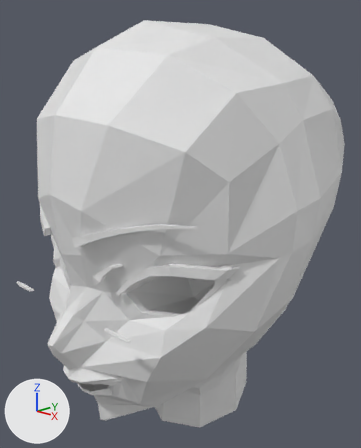
The Blender file Monaschinas/kouka.blend: old version first, new version second.
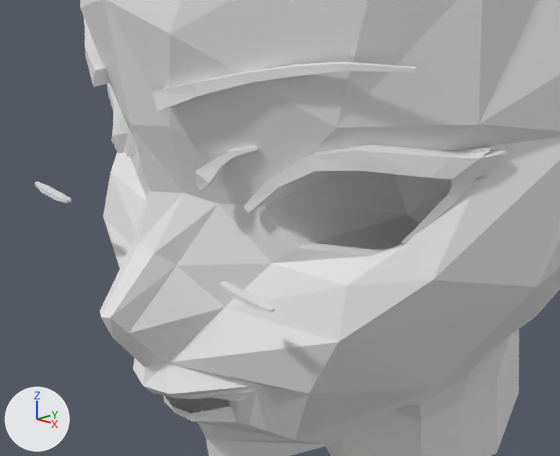
Each version is shown whole from a camera (50 mm lens) standing at (2.11, -1.57, 2.96) and looking at (0.0, 0.58, 2.12), then close up on the part from 0% to 74% of the width and 44% to 92% of the height. The axes (+X, +Y, +Z) are drawn at lower left. The lights are the same throughout.

In view in the first close-up: 'Ceja', 'CejaAbajo', 'CejasRaras', 'Face', 'Pestanas'.
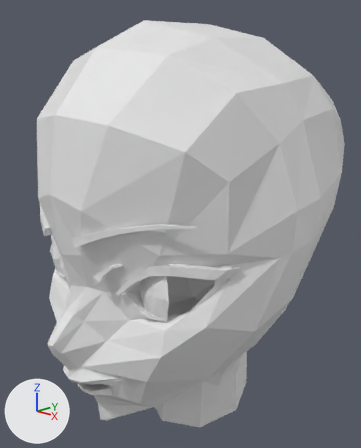
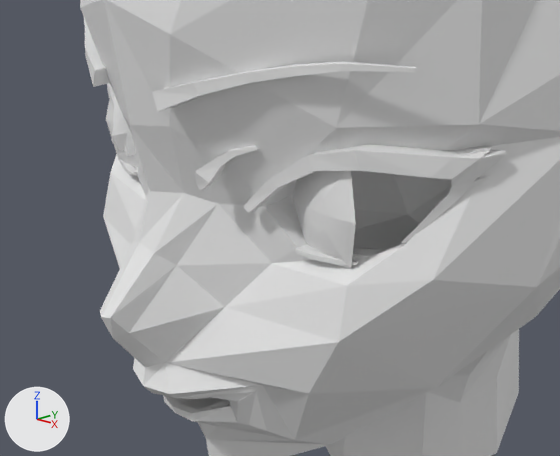
Edits to the bpy script that builds the scene:
```text
Add lat_lattice_003:
    lat_lattice_003 = bpy.data.lattices.new('Lattice.003')
    lat_lattice_003.points.foreach_set('co_deform', [-0.357, 1.267, -0.21, 0.45, 3.917, -0.21, -0.45, 2.074, -0.21, 0.357, 4.724, -0.21, -0.357, 1.267, 0.79, 0.45, 3.917, 0.79, -0.45, 2.074, 0.79, 0.357, 4.724, 0.79])
Change ob_pupile:
    remove ob_pupile.hide_set(True)
Change ob_cejaabajo:
    add ob_cejaabajo.parent = ob_cejaabajo1
    add ob_cejaabajo.matrix_parent_inverse = Matrix(((5.162, 0.0, 0.0, -2.206), (0.0, 32.66, 0.0, 8.876), (0.0, 0.0, 20.66, -37.79), (0.0, 0.0, 0.0, 1.0)))
    add _m = ob_cejaabajo.modifiers.new('Lattice', 'LATTICE')
    add _m.object = ob_cejaabajo1
Add ob_cejaabajo1:
    ob_cejaabajo1 = bpy.data.objects.new('CejaAbajo1', lat_lattice_003)
    ob_cejaabajo1.location = (0.427, -0.123, 1.829)
    ob_cejaabajo1.scale = (0.194, 0.0306, 0.0484)
    ob_cejaabajo1.hide_set(True)
```

Changed parts and their boxes (x1, y1, x2, y2) in the close-ups (560 x 456 px):
'Pupile', shown
    after: (106, 99, 356, 269)
'CejaAbajo', moved, modifiers changed
    before: (35, 182, 275, 312)
    after: (120, 159, 358, 265)
